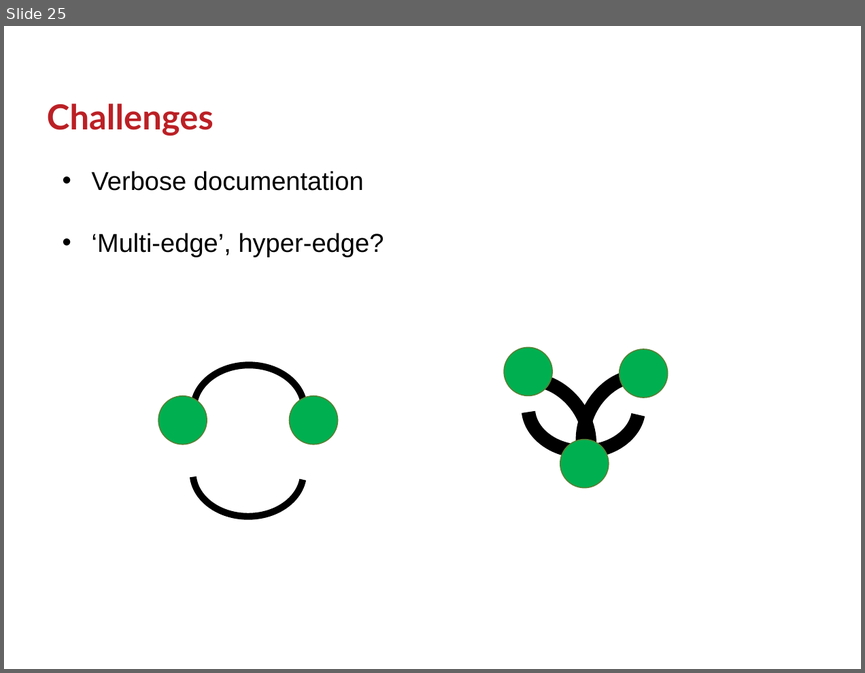
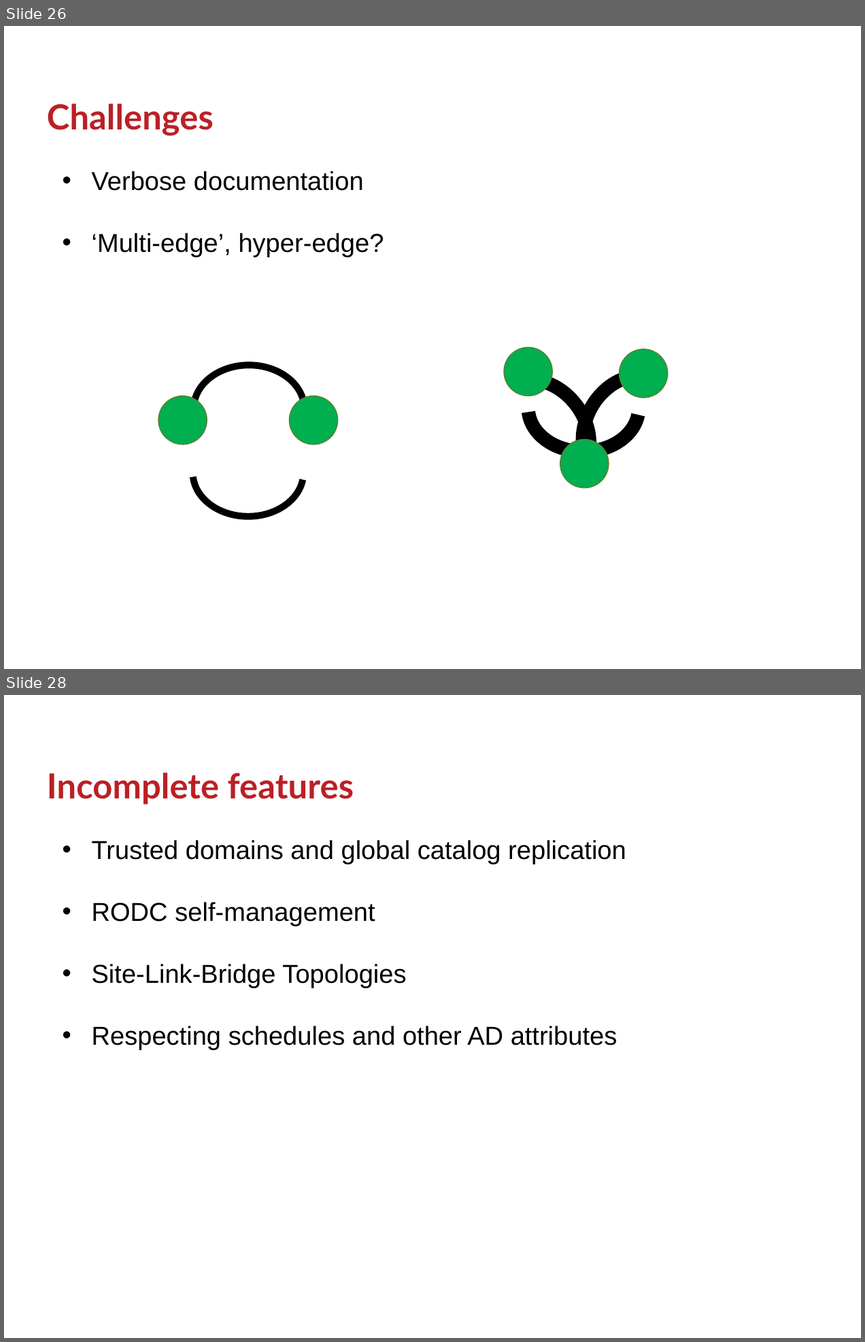
Before and after one commit to GSam/Slides, a slide deck: Samba KCC.pptx. Shown one above the other, each under a label of ours: slide 25 before the commit, slides 26 and 28 after it; the slides between them are not shown. The pictures are 865x673 and 865x1342 pixels, drawn with LibreOffice and Linux fonts; fonts in the diff are those of the drawing; background and template pictures are left out. Boxes give left, top, right and bottom in pixels: in the first picture for what was removed or moved away, otherwise in the second. Text is boxed around its words. In the diff, an @@ line names an element or a change of style, - is before the commit and + after.

```diff
--- a/Samba KCC.pptx
+++ b/Samba KCC.pptx
@@ slide 28 added at (4,695,861,1338), background #FFFFFF @@
@@ title added at (47,773,354,804), 32 pt, text #BB2025, bold @@
+Incomplete features
@@ text added at (92,840,626,1050), 24 pt, text #000000 @@
+• Trusted domains and global catalog replication
+• RODC self-management
+• Site-Link-Bridge Topologies
+• Respecting schedules and other AD attributes
@@ what was slide 25 is now slide 26 @@
```
Also in this commit, not shown: 4 slides changed, 3 other slides added, 2 slides removed, 1 other file.
